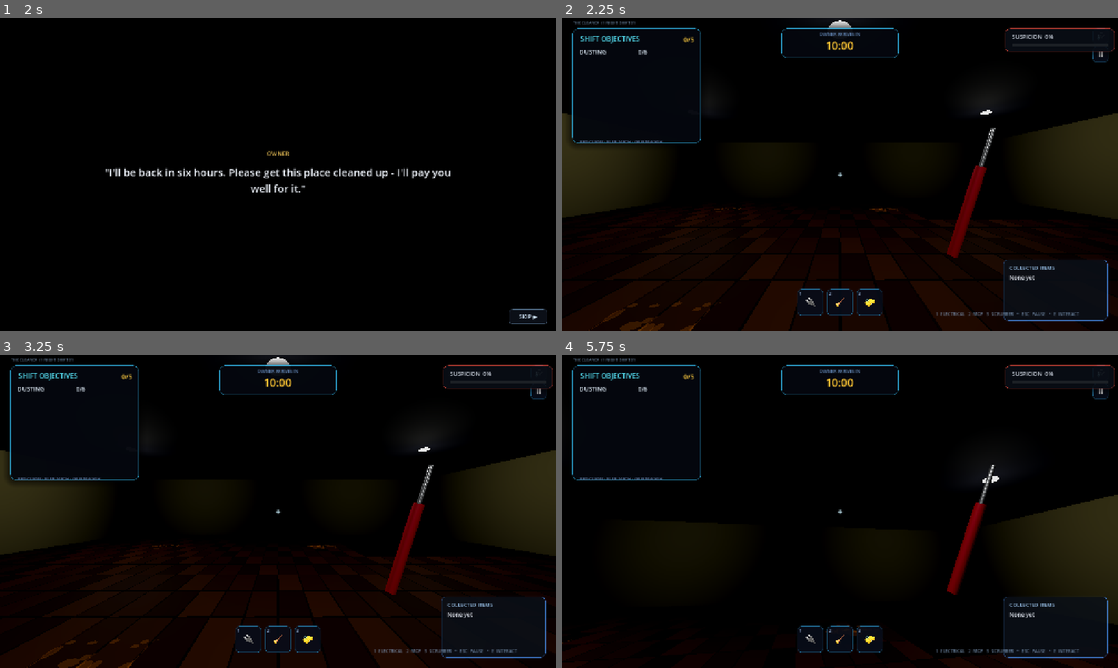
Above: before the commit, frames 1-4 (two rows, left to right).
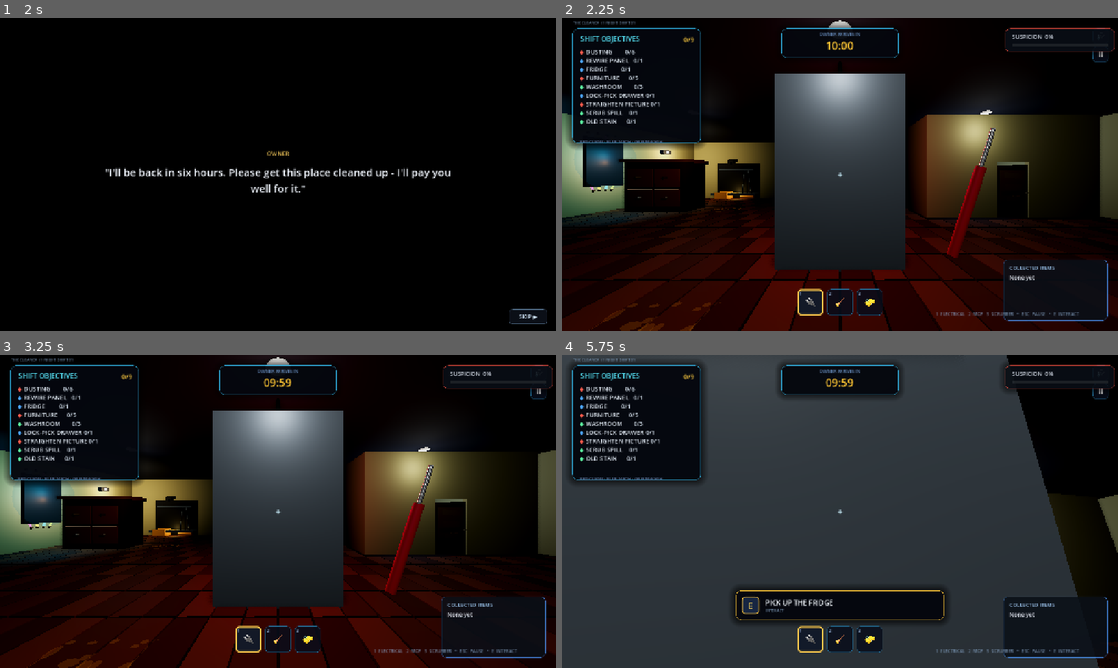
Above: after the commit, the same moments.

Repository: hisir-sys/buildathon-bdmi26-
Game: Godot game, scene res://scenes/start_menu.tscn
Same seed, same stepped clock (60 frames per second), same inputs: the game is played once before the commit and once after it.
Inputs (mouse positions are in pixels of both pictures, inside the frame that each line leads up to):
- Up to frame 1 (2 s): click "START" at 0.5 s; click "START" at 1.25 s
- Up to frame 2 (2.25 s): click "SKIP ▶" at 2 s
- Up to frame 3 (3.25 s): click "🔊" at 2.75 s
- Up to frame 4 (5.75 s): click "Ⅱ" at 3.5 s; click "RESTART SHIFT" at 4.25 s; tap Enter (ui_accept) at 5, 5.27 s; move the mouse to (867, 511) at 5.02 s; hold W (move_forward) from 5.03 s (still down); hold E (interact) from 5.03 s (still down); click (867, 511) at 5.17 s

Frame 1 is identical in both runs. In frame 2, 35% of the frame differs, in the area x 0-100%, y 0-100%; in frame 3, 35%; in frame 4, 73%.
Error before the commit: Parse Error: Cannot infer the type of "key" variable because the value doesn't have a set type. (res://scripts/main_room.gd:1079)

Commit message:
human narration added

Diff:
--- a/project.godot
+++ b/project.godot
@@ -13,6 +13,12 @@
 config/name="The Cleaner"
 run/main_scene="res://scenes/start_menu.tscn"
 config/features=PackedStringArray("4.7", "Forward Plus")
+
+[autoload]
+
+SuspicionManager="*res://scripts/autoload/suspicion_manager.gd"
+EndingStateMachine="*res://scripts/autoload/ending_state_machine.gd"
+InnerVoiceManager="*res://scripts/autoload/inner_voice_manager.gd"
 
 [display]
 
@@ -56,14 +62,7 @@
 ]
 }
 
-[autoload]
-
-SuspicionManager="*res://scripts/autoload/suspicion_manager.gd"
-EndingStateMachine="*res://scripts/autoload/ending_state_machine.gd"
-InnerVoiceManager="*res://scripts/autoload/inner_voice_manager.gd"
-
 [rendering]
 
-renderer/rendering_method="forward_plus"
 renderer/rendering_method.mobile="gl_compatibility"
 environment/defaults/default_clear_color=Color(0.05, 0.07, 0.11, 1)
--- a/scripts/main_room.gd
+++ b/scripts/main_room.gd
@@ -1076,7 +1076,7 @@
 	if not OS.is_debug_build() or game_over:
 		return
 	if event is InputEventKey and event.pressed and not event.echo:
-		var key := event.keycode if event.keycode != KEY_NONE else event.physical_keycode
+		var key: int = int(event.keycode if event.keycode != KEY_NONE else event.physical_keycode)
 		match key:
 			KEY_F1:
 				_debug_force_ending(1)
Not shown, added: scripts/autoload/ending_state_machine.gd.uid
Not shown, added: scripts/autoload/inner_voice_manager.gd.uid
Not shown, added: scripts/autoload/run_generator.gd.uid
Not shown, added: scripts/autoload/suspicion_manager.gd.uid
Not shown, added: scripts/choice_overlay.gd.uid
Not shown, added: scripts/ending_screen.gd.uid
Not shown, added: scripts/game_flow.gd.uid
Not shown, added: scripts/key_pickup.gd.uid
Not shown, added: scripts/start_menu.gd.uid
Not shown, added: scripts/study_backdrop.gd.uid
Not shown, added: scripts/tasks/crooked_picture.gd.uid
Not shown, added: scripts/tasks/lock_pick_drawer.gd.uid
(and 7 more such lines)
